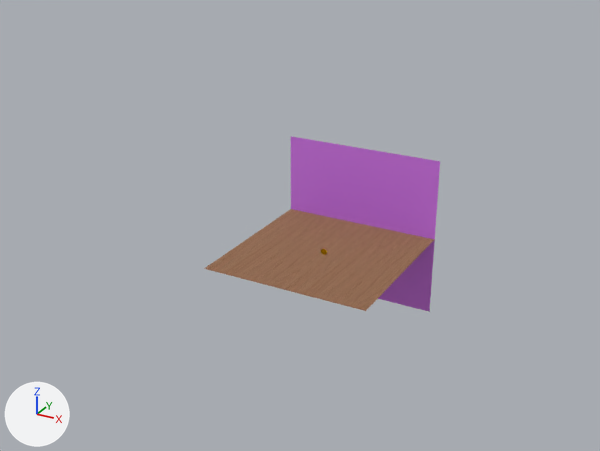
The Blender file Blender coin/coin.blend: old version first, new version second.
The view is the same before and after, from a camera (50 mm lens) standing at (105.0, -206.1, 111.0) and looking at (-8.4, 0.1, 8.0). Every picture has the same lights, and +X, +Y and +Z are marked at lower left.

In view in the first picture: 'Table', 'Wall'.
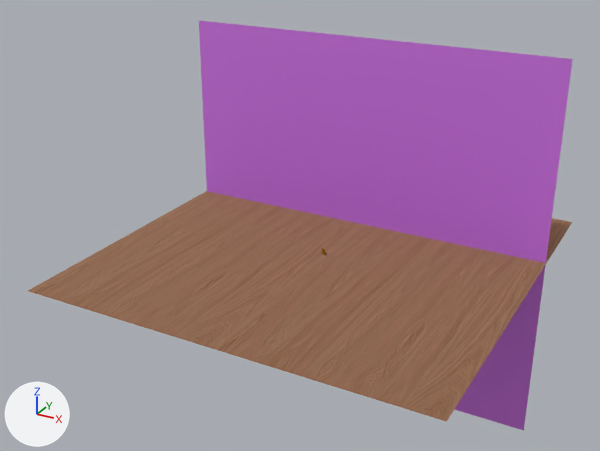
Changed parts and their boxes [x1, y1, x2, y2] in the pictures (600 x 451 px):
'Wall', rescaled (150% wider, 133% taller): before [291, 137, 440, 312]; after [199, 21, 573, 430]
'Table', rescaled: before [204, 209, 434, 311]; after [28, 191, 572, 422]

Patch to the scene script:
```diff
--- a/Blender coin/coin.blend.py
+++ b/Blender coin/coin.blend.py
@@ ob_table @@
 ob_table.location = (-0.4, 0.6, 0.0)
-ob_table.scale = (26.4, 26.4, 26.4)
+ob_table.scale = (61.9, 61.9, 61.9)
@@ ob_wall @@
 ob_wall.rotation_euler = (1.571, 0.0, 0.0)  # degrees (90, 0, 0)
-ob_wall.scale = (26.4, 26.4, 26.4)
+ob_wall.scale = (61.7, 61.7, 61.7)
```
